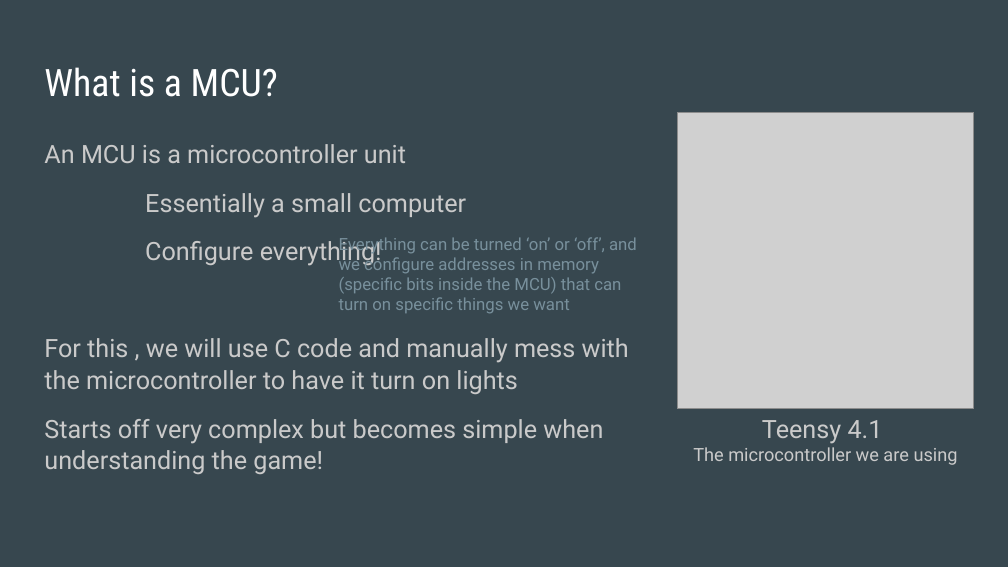
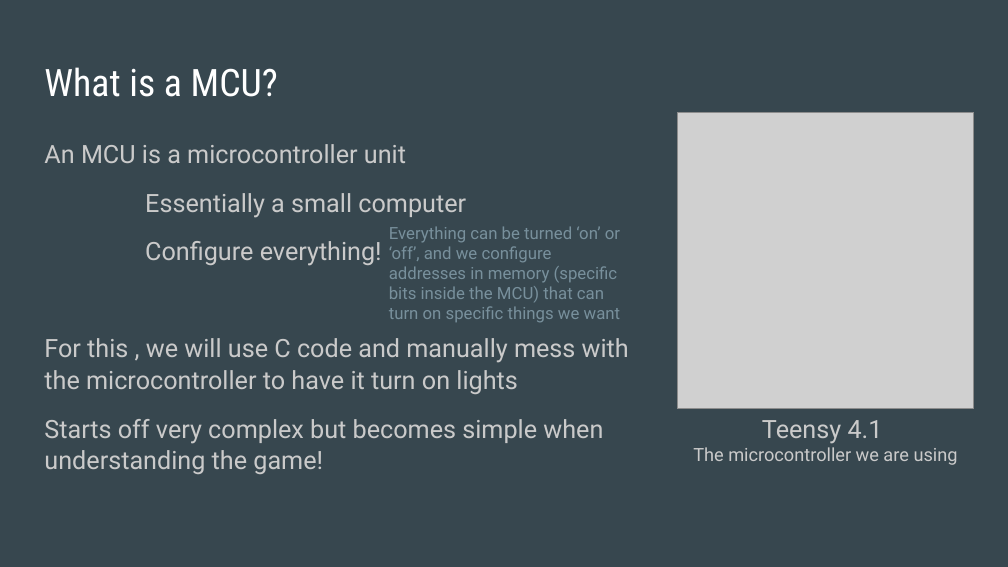
Before and after one commit to StephenTheCoder/stembridges, a slide deck: slide 3 of simonsays/Simon Says - Embedded Systems Game.pptx. Drawn at 1008x567 pixels with LibreOffice and Linux fonts; fonts in the diff are those of the drawing; grey boxes stand for pictures. Boxes give left, top, right and bottom in pixels: in the first picture for what was removed or moved away, otherwise in the second. Text is boxed around its words. In the diff, an @@ line names an element or a change of style, - is before the commit and + after.

```diff
--- a/simonsays/Simon Says - Embedded Systems Game.pptx
+++ b/simonsays/Simon Says - Embedded Systems Game.pptx
@@ text "Everything can be turned ‘on’ ..." rewrapped from (339,237,637,313) to (389,226,621,322) @@
```
Also in this commit, not shown: 1 other slide changed, 2 slides added, 1 slide removed, 1 other file.
